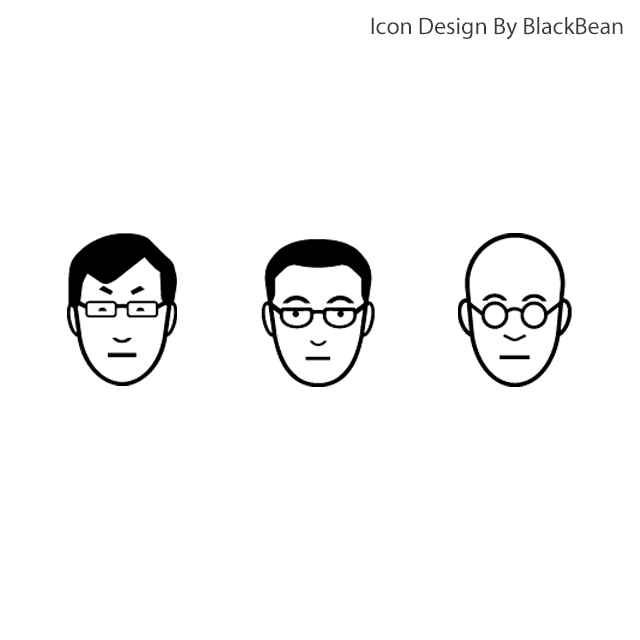
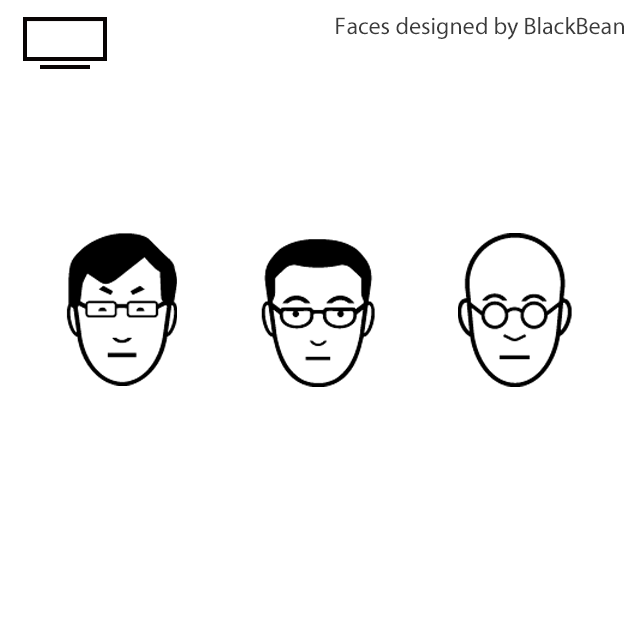
The second 640x640 image is a revision of the first. Changes to its layers:
added layer "tv icon" above "Faces designed by BlackBean" over bbox(23, 17, 107, 69)
renamed "Icon Design By BlackBean" to "Faces designed by BlackBean", painted on it over bbox(336, 17, 624, 40)
